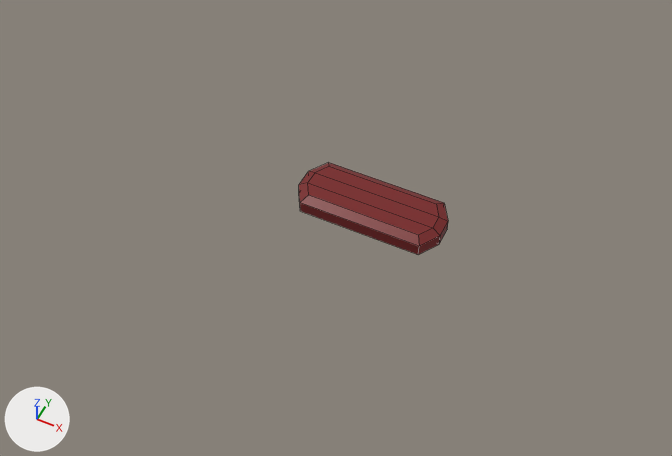
An edit to the FBX model Assets/Models/MedievalUI.fbx_Scene_Scene_Collection/MedievalUI.fbx_Scene_Scene_Collection.fbx, drawn before and after from the same camera.
Both versions are drawn from a 50 mm lens placed at (2.5, -5.79, 6.8), pointed at (-0.28, -0.22, -0.16). The axes (+X, +Y, +Z) are drawn at lower left. The lights are the same throughout. Mesh edges are drawn as thin lines.

Script lines for the objects in view, before the commit:
```python
me_cube = bpy.data.meshes.new('Cube')
me_cube.from_pydata(...)  # 24 vertices, 22 faces; spans x -0.76..0.76, y -0.33..0.3, z 0.0..0.17
me_cube.materials.append(mat_button)  # dark red #781e1e
ob_button = bpy.data.objects.new('Button', me_cube)
ob_button.location = (0.0, 0.0, 0.0)
ob_button.rotation_euler = (0.0, 0.0, -3.142)  # degrees (0, 0, -180)
```
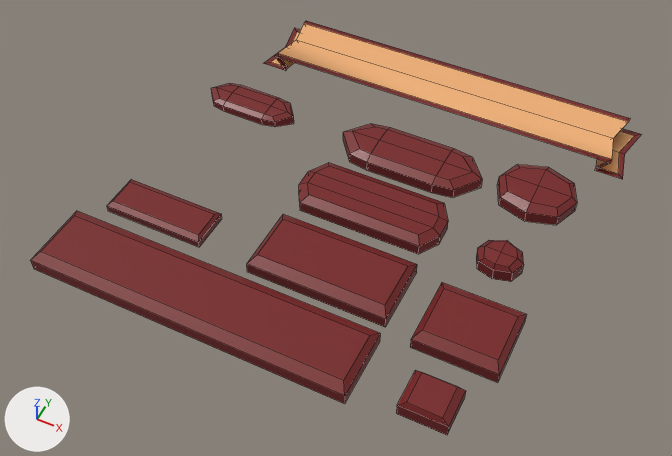
The newer file is also turned or shifted as a whole; pictures and numbers use the older file's frame.

Pixel boxes (x1, y1, x2, y2) of what changed, in the pictures (672 x 456 px):
'Button.009', added
    after: (30, 211, 380, 404)
'Banner', added
    after: (263, 21, 641, 179)
'Button.001', added (red)
    after: (247, 214, 417, 327)
'Button.002', added (red)
    after: (410, 283, 527, 383)
'Button.004', added (red)
    after: (343, 124, 482, 198)
'Button.005', added
    after: (107, 179, 222, 247)
'Button.003', added (red)
    after: (497, 164, 577, 225)
'Button.007', added (red)
    after: (396, 370, 466, 435)
'Button.006', added
    after: (211, 83, 294, 127)
'Button.008', added (red)
    after: (476, 240, 524, 281)

What changed in the scene script:
```text
Add mat_banner:
    mat_banner = principled_material('Banner')
    mat_banner.base_color = (0.864, 0.429, 0.178)  # orange #efaf75
Add me_cube_007:
    me_cube_007.from_pydata(...)  # 34 vertices, 32 faces; spans x -0.52..0.52, y -0.196..0.196, z -0.091..0.055
    me_cube_007.materials.append(mat_button)  # dark red #781e1e
Add me_cube_002:
    me_cube_002.from_pydata(...)  # 12 vertices, 10 faces; spans x -0.711..0.711, y -0.353..0.353, z -0.093..0.081
    me_cube_002.materials.append(mat_button)  # dark red #781e1e
Add me_cube_010:
    me_cube_010.from_pydata(...)  # 12 vertices, 10 faces; spans x -1.63..1.63, y -0.35..0.35, z 0.0..0.18
    me_cube_010.materials.append(mat_button)  # dark red #781e1e
Add me_cube_008:
    me_cube_008.from_pydata(...)  # 12 vertices, 10 faces; spans x -0.227..0.227, y -0.19..0.19, z -0.103..0.081
    me_cube_008.materials.append(mat_button)  # dark red #781e1e
Add me_cube_005:
    me_cube_005.from_pydata(...)  # 34 vertices, 32 faces; spans x -0.78..0.78, y -0.3..0.3, z -0.09..0.08
    me_cube_005.materials.append(mat_button)  # dark red #781e1e
Add me_cube_001:
    me_cube_001.from_pydata(...)  # 32 vertices, 24 faces; spans x -2.12..2.12, y -0.38..0.38, z 0.09..0.25
    # faces by material slot: [14, 10]
    me_cube_001.materials.append(mat_button)  # dark red #781e1e
    me_cube_001.materials.append(mat_banner)  # orange #efaf75
Add me_cube_009:
    me_cube_009.from_pydata(...)  # 26 vertices, 24 faces; spans x -0.227..0.227, y -0.19..0.19, z -0.101..0.082
    me_cube_009.materials.append(mat_button)  # dark red #781e1e
Add me_cube_006:
    me_cube_006.from_pydata(...)  # 12 vertices, 10 faces; spans x -0.532..0.532, y -0.206..0.206, z -0.062..0.047
    me_cube_006.materials.append(mat_button)  # dark red #781e1e
Add me_cube_003:
    me_cube_003.from_pydata(...)  # 12 vertices, 10 faces; spans x -0.406..0.406, y -0.353..0.353, z -0.093..0.081
    me_cube_003.materials.append(mat_button)  # dark red #781e1e
Add me_cube_004:
    me_cube_004.from_pydata(...)  # 26 vertices, 24 faces; spans x -0.406..0.406, y -0.353..0.353, z -0.092..0.082
    me_cube_004.materials.append(mat_button)  # dark red #781e1e
Add ob_button_006:
    ob_button_006 = bpy.data.objects.new('Button.006', me_cube_007)
    ob_button_006.location = (-1.826, 0.805, 0.091)
Add ob_button_001:
    ob_button_001 = bpy.data.objects.new('Button.001', me_cube_002)
    ob_button_001.location = (0.0, -0.865, 0.093)
Add ob_button_009:
    ob_button_009 = bpy.data.objects.new('Button.009', me_cube_010)
    ob_button_009.location = (-0.899, -1.731, 0.0)
Add ob_button_007:
    ob_button_007 = bpy.data.objects.new('Button.007', me_cube_008)
    ob_button_007.location = (1.383, -1.784, 0.103)
Add ob_button_004:
    ob_button_004 = bpy.data.objects.new('Button.004', me_cube_005)
    ob_button_004.location = (0.073, 0.805, 0.091)
Add ob_banner:
    ob_banner = bpy.data.objects.new('Banner', me_cube_001)
    ob_banner.location = (0.0, 1.943, -0.088)
Add ob_button_008:
    ob_button_008 = bpy.data.objects.new('Button.008', me_cube_009)
    ob_button_008.location = (1.367, -0.079, 0.101)
Add ob_button_005:
    ob_button_005 = bpy.data.objects.new('Button.005', me_cube_006)
    ob_button_005.location = (-1.808, -0.954, 0.062)
Add ob_button_002:
    ob_button_002 = bpy.data.objects.new('Button.002', me_cube_003)
    ob_button_002.location = (1.4, -0.961, 0.093)
Add ob_button_003:
    ob_button_003 = bpy.data.objects.new('Button.003', me_cube_004)
    ob_button_003.location = (1.4, 0.913, 0.092)
```
